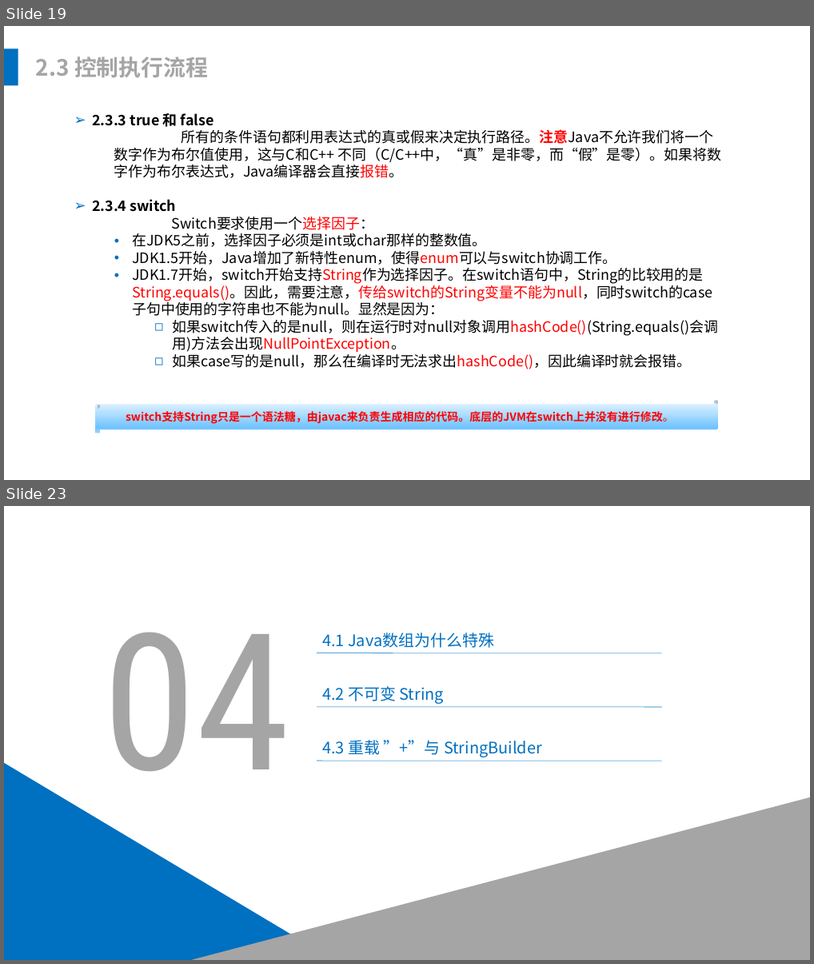
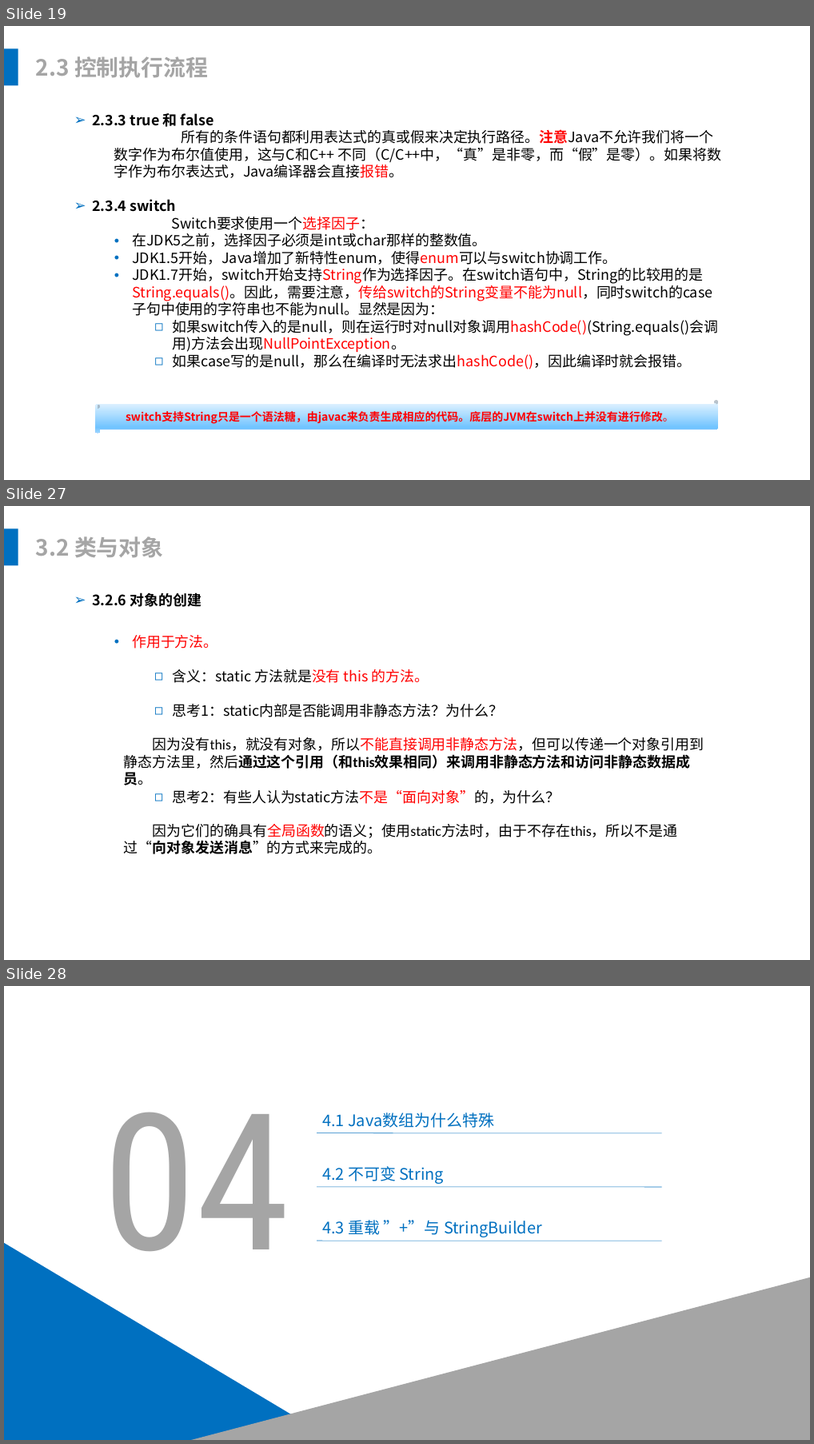
Before and after one commit to leonliu06/JavaTrainning, a slide deck: Java培训.pptx. Shown one above the other, each under a label of ours: slides 19 and 23 before the commit, slides 19, 27 and 28 after it; the slides between them are not shown. The pictures are 814x964 and 814x1444 pixels, drawn with LibreOffice and Linux fonts; fonts in the diff are those of the drawing. Boxes give left, top, right and bottom in pixels: in the first picture for what was removed or moved away, otherwise in the second. Text is boxed around its words. In the diff, an @@ line names an element or a change of style, - is before the commit and + after.

```diff
--- a/Java培训.pptx
+++ b/Java培训.pptx
@@ slide 27 added at bbox=[4, 506, 810, 960], background #FFFFFF @@
@@ rectangle added at bbox=[4, 529, 18, 566], fill #0070C0 @@
@@ text added at bbox=[36, 536, 163, 557], 28 pt, text #A5A5A5, bold @@
+3.2 类与对象
@@ text added at bbox=[92, 592, 202, 607], 18 pt, text #000000, bold @@
+➢ 3.2.6 对象的创建
@@ text added at bbox=[132, 635, 561, 804], 18 pt, text #000000 @@
+  • 作用于方法。
+    ◻ 含义：static 方法就是没有 this 的方法。
+    ◻ 思考1：static内部是否能调用非静态方法？为什么？
+    ◻ 思考2：有些人认为static方法不是“面向对象”的，为什么？
@@ text added at bbox=[124, 737, 705, 768], 18 pt, text #000000 @@
+因为没有this，就没有对象，所以不能直接调用非静态方法，但可以传递一个对象引用到静态方法里，然后通过这个引用（和this效果相同）来调用非静态方法和访问非静态数据成员。
@@ text added at bbox=[124, 824, 678, 854], 18 pt, text #000000 @@
+因为它们的确具有全局函数的语义；使用static方法时，由于不存在this，所以不是通过“向对象发送消息”的方式来完成的。
@@ what was slide 23 is now slide 28 @@
```
Also in this commit, not shown: 4 slides changed, 5 other slides added, 1 slide removed.
